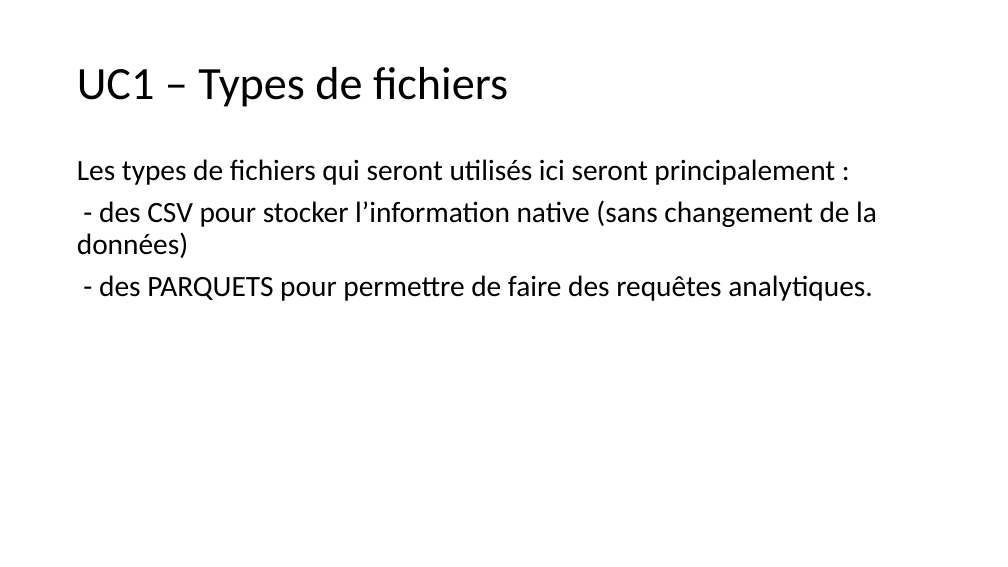
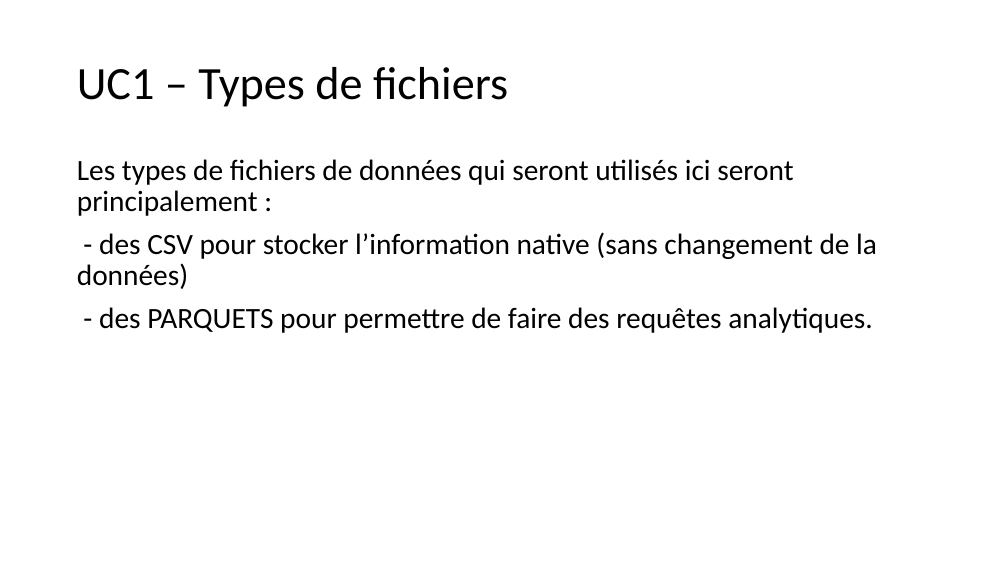
Before and after one commit to pfe-cegefos/core, a slide deck: slide 4 of PFE-CEGEFOS-groupe2.pptx. Drawn at 1008x567 pixels with LibreOffice and Linux fonts; fonts in the diff are those of the drawing. Boxes give left, top, right and bottom in pixels: in the first picture for what was removed or moved away, otherwise in the second. Text is boxed around its words. In the diff, an @@ line names an element or a change of style, - is before the commit and + after.

```diff
--- a/PFE-CEGEFOS-groupe2.pptx
+++ b/PFE-CEGEFOS-groupe2.pptx
@@ text at (77,159,793,216): text changed @@
-Les types de fichiers qui seront utilisés ici seront principalement :
+Les types de fichiers de données qui seront utilisés ici seront principalement :
```
Also in this commit, not shown: 4 other slides changed, 1 slide added.
